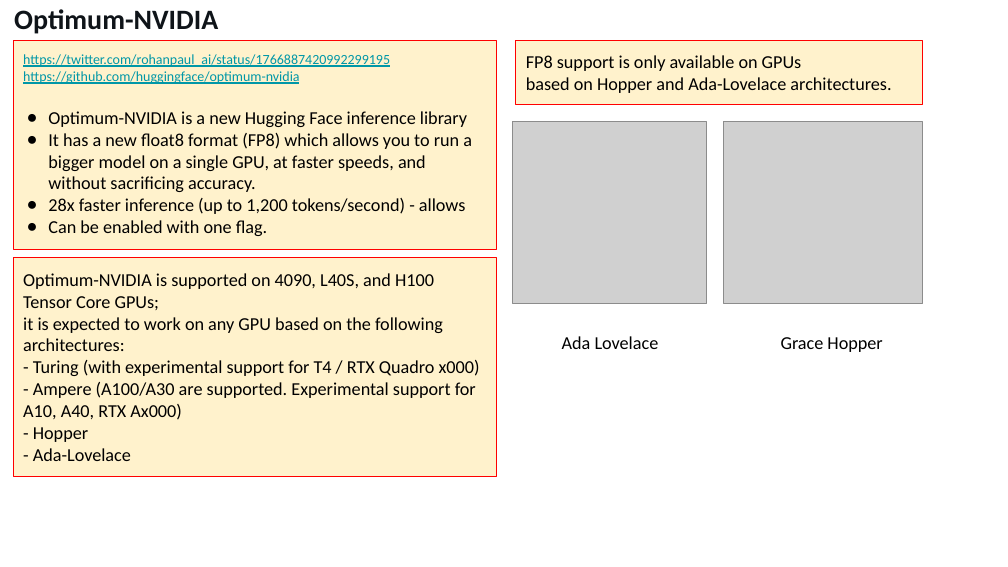
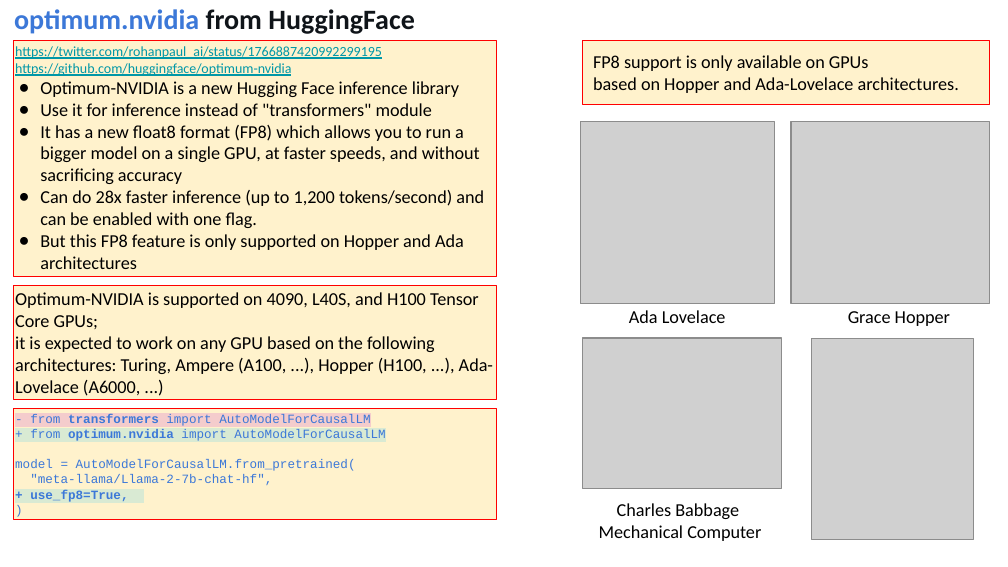
Before and after one commit to lselector/seminar, a slide deck: slide 11 of 2024/2024-03-15-AI-Updates.pptx (slide 6 before the commit). Drawn at 1008x567 pixels with LibreOffice and Linux fonts; fonts in the diff are those of the drawing; grey boxes stand for pictures. Boxes give left, top, right and bottom in pixels: in the first picture for what was removed or moved away, otherwise in the second. Text is boxed around its words. In the diff, an @@ line names an element or a change of style, - is before the commit and + after.

Commit message:
update

```diff
--- a/2024/2024-03-15-AI-Updates.pptx
+++ b/2024/2024-03-15-AI-Updates.pptx
@@ text at (14,9,414,34): text changed @@
-Optimum-NVIDIA
+optimum.nvidia from HuggingFace
@@ rectangle "https://twitter.com/rohanpaul_ai/status/1766887420992299195": place and size @@
-rectangle "https://twitter.com/rohanpaul_ai/status/1766887420992299195" at (13,40,496,249)
+rectangle "https://twitter.com/rohanpaul_ai/status/1766887420992299195" at (13,40,496,277)
@@ rectangle "FP8 support is only available ...": place and size @@
-rectangle "FP8 support is only available ..." at (516,40,922,105)
+rectangle "FP8 support is only available ..." at (583,40,989,105)
@@ text in rectangle at (40,103,484,269): text changed @@
-● It has a new float8 format (FP8) which allows you to run a bigger model on a single GPU, at faster speeds, and without sacrificing accuracy.
-● 28x faster inference (up to 1,200 tokens/second) - allows
-● Can be enabled with one flag.
+● Use it for inference instead of "transformers" module
+● It has a new float8 format (FP8) which allows you to run a bigger model on a single GPU, at faster speeds, and without sacrificing accuracy
+● Can do 28x faster inference (up to 1,200 tokens/second) and can be enabled with one flag.
+● But this FP8 feature is only supported on Hopper and Ada architectures
@@ picture: place and size @@
-picture at (513,122,708,304)
+picture at (581,122,775,304)
@@ picture: place and size @@
-picture at (724,122,922,304)
+picture at (791,122,990,304)
@@ rectangle "Optimum-NVIDIA is supported on 4090, ...": place and size @@
-rectangle "Optimum-NVIDIA is supported on 4090, ..." at (13,258,496,477)
+rectangle "Optimum-NVIDIA is supported on 4090, ..." at (13,285,496,399)
@@ text "Ada Lovelace": place and size @@
-text "Ada Lovelace" at (562,336,659,349)
+text "Ada Lovelace" at (629,310,726,323)
@@ text "Grace Hopper": place and size @@
-text "Grace Hopper" at (781,337,882,352)
+text "Grace Hopper" at (848,311,950,326)
@@ text in rectangle at (15,336,493,396): text changed @@
-it is expected to work on any GPU based on the following architectures:
-- Turing (with experimental support for T4 / RTX Quadro x000)
-- Ampere (A100/A30 are supported. Experimental support for A10, A40, RTX Ax000)
-- Hopper
-- Ada-Lovelace
+it is expected to work on any GPU based on the following architectures: Turing, Ampere (A100, ...), Hopper (H100, ...), Ada-Lovelace (A6000, ...)
@@ picture added at (583,338,781,489) @@
@@ picture added at (812,339,974,540) @@
@@ rectangle added at (13,408,496,519), fill #FFF2CC, outline #FF0000 0.75 pt, 9 pt, text #3C78D8 @@
+- from transformers import AutoModelForCausalLM
++ from optimum.nvidia import AutoModelForCausalLM
+model = AutoModelForCausalLM.from_pretrained(
+"meta-llama/Llama-2-7b-chat-hf",
++ use_fp8=True,
+)
@@ text added at (599,503,761,541), 13 pt, text #000000 @@
+Charles Babbage
+Mechanical Computer
```
Also in this commit, not shown: 8 other slides changed, 9 slides added, 1 slide removed.
